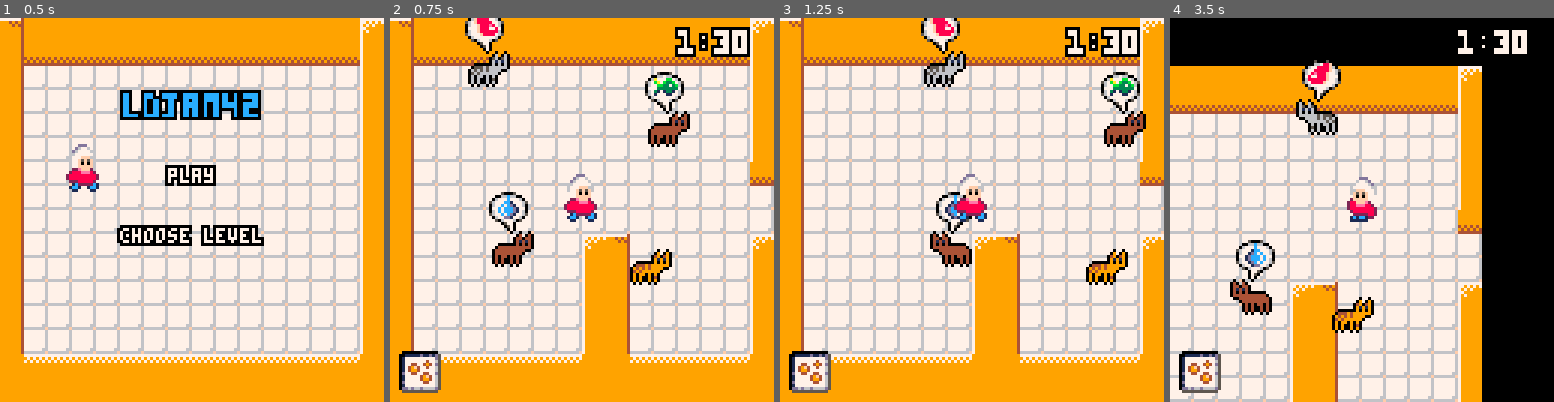
Above: before the commit, frames 1-4 (left to right).
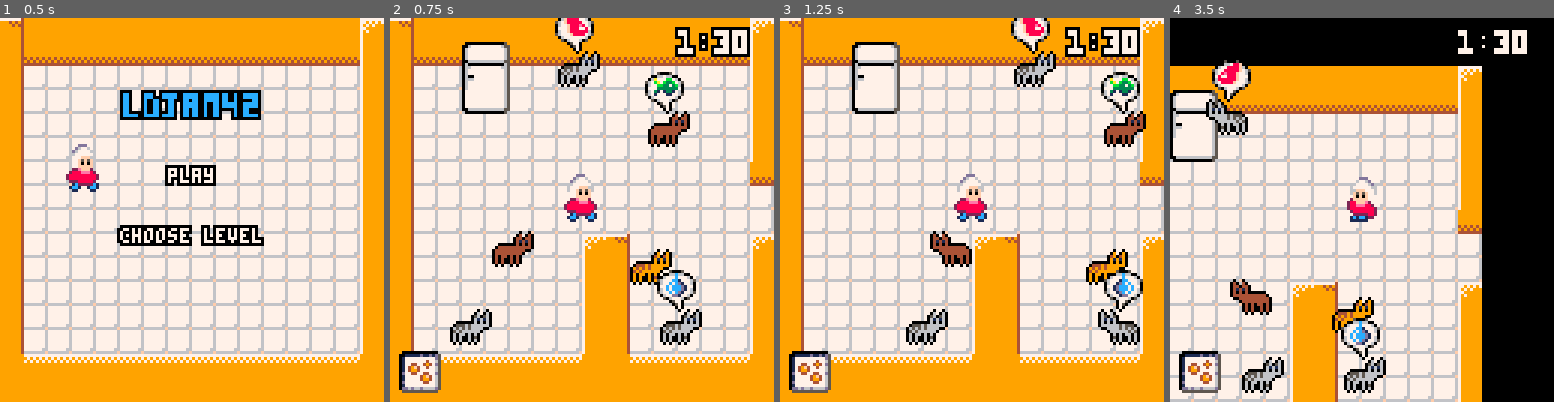
Above: after the commit, the same moments.

Repository: escargames/Cat-Lady-Simulator
Game: PICO-8 cartridge catlady.p8
Same seed, same stepped clock (60 frames per second), same inputs: the game is played once before the commit and once after it.
Inputs:
- Up to frame 1 (0.5 s): no input
- Up to frame 2 (0.75 s): tap O (Z key) at 0.7 s
- Up to frame 3 (1.25 s): no input
- Up to frame 4 (3.5 s): hold Right 1.6-2.1 s; tap O (Z key) every 0.4 s from 1.7 to 3.3 s; hold Up 2.15-2.42 s; hold Right 2.47-3.03 s; hold Left from 3.08 s (still down)

Frame 1 is identical in both runs. In frame 2, 5.8% of the frame differs, in the area x 15-82%, y 0-86%; in frame 3, 6.0%; in frame 4, 6.2%, in the area x 0-57%, y 10-98%.

Commit message:
A bigger fridge! More cats!

Diff:
--- a/catlady.p8
+++ b/catlady.p8
@@ -114,10 +114,12 @@
 function begin_play()
     level = 1
     player = {x = 64, y = 64, dir = false, spd = 2, bob = 0, walk = 0}
-    cats = { {x = 32, y = 20, color = 1, dir = false, spd = 1.5, want = 0},
+    cats = { {x = 62, y = 20, color = 1, dir = false, spd = 1.5, want = 0},
              {x = 92, y = 40, color = 2, dir = false, spd = 1.5, want = 1},
              {x = 86, y = 86, color = 3, dir = false, spd = 1.5},
-             {x = 40, y = 80, color = 2, dir = false, spd = 1.5, want = 2}}
+             {x = 40, y = 80, color = 2, dir = false, spd = 1.5},
+             {x = 26, y = 106, color = 1, dir = false, spd = 1.5},
+             {x = 96, y = 106, color = 1, dir = false, spd = 1.5, want = 2}}
     bowls = { { cx = 5, cy = 4, color = 0 },
               { cx = 2, cy = 10, color = 1 }}
 end
@@ -412,13 +414,13 @@
 
 
 __gff__
-0001010000010101010100000000000000000000000000000000000000000000000000000000000000000000000000000000000000000000000000000000000000000000000000000000000000000000000000000000000000000000000000000000000000000000000000000000000000000000000000000000000000000000
+0001010000010101010100000000000000000101000000000000000000000000000001010000000000000000000000000000010100000000000000000000000000000000000000000000000000000000000000000000000000000000000000000000000000000000000000000000000000000000000000000000000000000000
 0000000000000000000000000000000000000000000000000000000000000000000000000000000000000000000000000000000000000000000000000000000000000000000000000000000000000000000000000000000000000000000000000000000000000000000000000000000000000000000000000000000000000000
 __map__
 0608080808080808080808080808080500000000000000000000000000000000000000000000000000000000000000000000000000000000000000000000000000000000000000000000000000000000000000000000000000000000000000000000000000000000000000000000000000000000000000000000000000000000
-0207070707070707070707070707070100000000000000000000000000000000000000000000000000000000000000000000000000000000000000000000000000000000000000000000000000000000000000000000000000000000000000000000000000000000000000000000000000000000000000000000000000000000
-0203030403040304030403040304030100000000000000000000000000000000000000000000000000000000000000000000000000000000000000000000000000000000000000000000000000000000000000000000000000000000000000000000000000000000000000000000000000000000000000000000000000000000
-0203030403040304030403040304030100000000000000000000000000000000000000000000000000000000000000000000000000000000000000000000000000000000000000000000000000000000000000000000000000000000000000000000000000000000000000000000000000000000000000000000000000000000
+0207071213070707070707070707070100000000000000000000000000000000000000000000000000000000000000000000000000000000000000000000000000000000000000000000000000000000000000000000000000000000000000000000000000000000000000000000000000000000000000000000000000000000
+0203032223040304030403040304030100000000000000000000000000000000000000000000000000000000000000000000000000000000000000000000000000000000000000000000000000000000000000000000000000000000000000000000000000000000000000000000000000000000000000000000000000000000
+0203033233040304030403040304030100000000000000000000000000000000000000000000000000000000000000000000000000000000000000000000000000000000000000000000000000000000000000000000000000000000000000000000000000000000000000000000000000000000000000000000000000000000
 0203030403040304030403040304030100000000000000000000000000000000000000000000000000000000000000000000000000000000000000000000000000000000000000000000000000000000000000000000000000000000000000000000000000000000000000000000000000000000000000000000000000000000
 0203030403040304030403040304030100000000000000000000000000000000000000000000000000000000000000000000000000000000000000000000000000000000000000000000000000000000000000000000000000000000000000000000000000000000000000000000000000000000000000000000000000000000
 0203030403040304030403040304030700000000000000000000000000000000000000000000000000000000000000000000000000000000000000000000000000000000000000000000000000000000000000000000000000000000000000000000000000000000000000000000000000000000000000000000000000000000
Not shown, changed: 24 lines of the sprite sheet (__gfx__) section of catlady.p8
